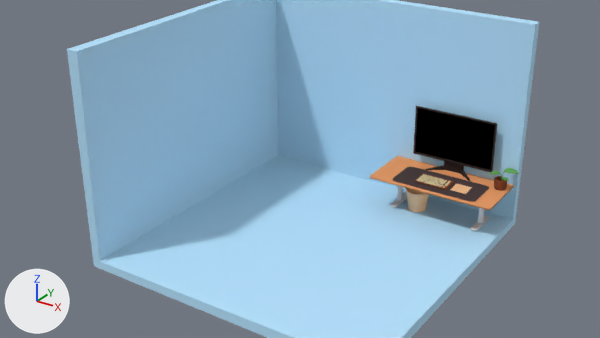
The Blender file Room.blend: old version first, new version second.
Both versions are drawn from the file's camera 'Camera'. Every picture has the same lights, and +X, +Y and +Z are marked at lower left.

The older version as bpy lines, for what is in view:
```python
me_cube = bpy.data.meshes.new('Cube')
me_cube.from_pydata(...)  # 96 vertices, 98 faces; spans x -1.0..1.0, y -1.0..1.0, z -1.0..1.0
me_cube.polygons.foreach_set('use_smooth', [True] * 98)
me_cube.materials.append(mat_table_top_002)  # orange #e99c68
me_cube_005 = bpy.data.meshes.new('Cube.005')
me_cube_005.from_pydata(...)  # 14 vertices, 12 faces; spans x -1.0..1.08, y -1.08..1.0, z -0.4..1.08
me_cube_005.materials.append(mat_material_001)  # blue #b9e4ff
me_cube_006 = bpy.data.meshes.new('Cube.006')
me_cube_006.from_pydata(...)  # a box spanning x -1.0..1.0, y -1.0..1.0, z -1.0..1.0
me_cube_006.polygons.foreach_set('use_smooth', [True] * 6)
me_cube_006.materials.append(mat_material_004)  # dark grey #4e4040
ob_cube_003 = bpy.data.objects.new('Cube.003', me_cube_005)
ob_cube_003.location = (-16.24, -2.43, 14.61)
ob_cube_003.scale = (-13.5, -13.5, -13.5)
ob_mat = bpy.data.objects.new('Mat', me_cube_006)
ob_mat.location = (-8.82, 7.64, 4.64)
ob_mat.scale = (4.21, 1.93, 0.0108)
_m = ob_mat.modifiers.new('Bevel', 'BEVEL')
_m.width = 0.18
_m.width_pct = 0.18
_m.segments = 7
ob_table_top = bpy.data.objects.new('Table Top', me_cube)
ob_table_top.location = (-9.08, 8.48, 4.5)
ob_table_top.scale = (6.1, 3.03, 0.11)
# also in view: 'Monitor' at (-9.0, 10.3, 7.6)
```
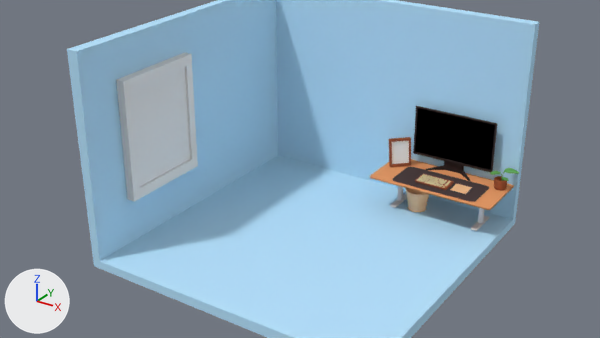
Commit message: Add Picture Fram 3D component

Changed parts and their boxes (x1, y1, x2, y2) in the pictures (600 x 338 px):
```json
{"object": "Cube", "change": "added", "after": [116, 52, 198, 202]}
{"object": "Cube.001", "change": "added", "after": [389, 137, 411, 167], "faces in mat_material_010 (white #ffffff)": [392, 141, 409, 164], "faces in mat_material_006 (brown #a15939)": [389, 137, 411, 167]}
```

Scene script edits in JSON lines:
```json
{"op": "add", "block": "mat_material_010", "code": ["mat_material_010 = principled_material('Material.010')", "mat_material_010.base_color = (1.0, 1.0, 1.0)  # white #ffffff"]}
{"op": "add", "block": "mat_material_009", "code": ["mat_material_009 = principled_material('Material.009')", "mat_material_009.base_color = (0.8, 0.8, 0.8)  # white #e7e7e7"]}
{"op": "add", "block": "me_cube_007", "code": ["me_cube_007 = bpy.data.meshes.new('Cube.007')", "me_cube_007.from_pydata(...)  # 24 vertices, 20 faces; spans x -2.0..0.0, y -2.0..6.41, z 0.0..2.0", "# faces by material slot: [19, 1]", "me_cube_007.materials.append(mat_material_006)  # brown #85492f", "me_cube_007.materials.append(mat_material_010)  # white #ffffff"]}
{"op": "add", "block": "me_cube_001", "code": ["me_cube_001 = bpy.data.meshes.new('Cube.001')", "me_cube_001.from_pydata([(-0.83, -1.0, -0.83), (-0.83, -1.0, 0.83), (-1.0, 1.0, -1.0), (-1.0, 1.0, 1.0), (0.83, -1.0, -0.83), (0.83, -1.0, 0.83), (1.0, 1.0, -1.0), (1.0, 1.0, 1.0), (-1.0, -1.0, -1.0), (-1.0, -1.0, 1.0), (1.0, -1.0, 1.0), (1.0, -1.0, -1.0), (-0.83, -0.39, -0.83), (-0.83, -0.39, 0.83), (0.83, -0.39, -0.83), (0.83, -0.39, 0.83)], [], [(8, 9, 3, 2), (2, 3, 7, 6), (6, 7, 10, 11), (0, 4, 14, 12), (2, 6, 11, 8), (7, 3, 9, 10), (0, 1, 9, 8), (5, 4, 11, 10), (4, 0, 8, 11), (1, 5, 10, 9), (14, 15, 13, 12), (1, 0, 12, 13), (5, 1, 13, 15), (4, 5, 15, 14)])", "me_cube_001.materials.append(mat_material_009)  # white #e7e7e7"]}
{"op": "add", "block": "ob_cube_001", "code": ["ob_cube_001 = bpy.data.objects.new('Cube.001', me_cube_007)", "ob_cube_001.location = (-13.1, 9.87, 4.68)", "ob_cube_001.rotation_euler = (-0.155, -0.0245, 0.718)  # degrees (-8.9, -1.4, 41)", "ob_cube_001.scale = (1.05, 0.189, 1.37)"]}
{"op": "add", "block": "ob_cube", "code": ["ob_cube = bpy.data.objects.new('Cube', me_cube_001)", "ob_cube.location = (-29.35, -7.68, 11.01)", "ob_cube.rotation_euler = (0.0, 6.278, 7.861)  # degrees (0, 360, 90)", "ob_cube.scale = (4.4, 0.394, 5.56)"]}
```
